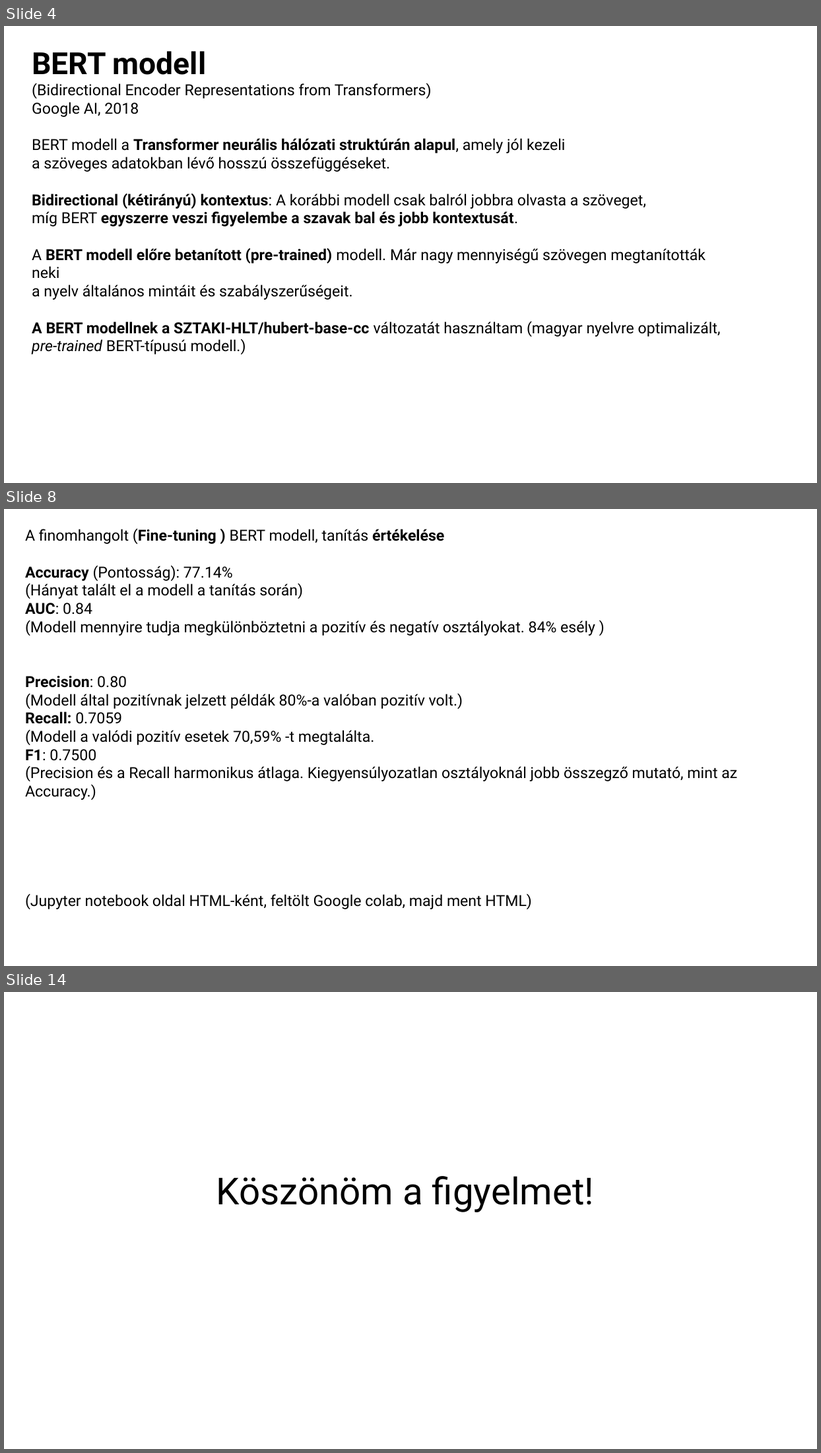
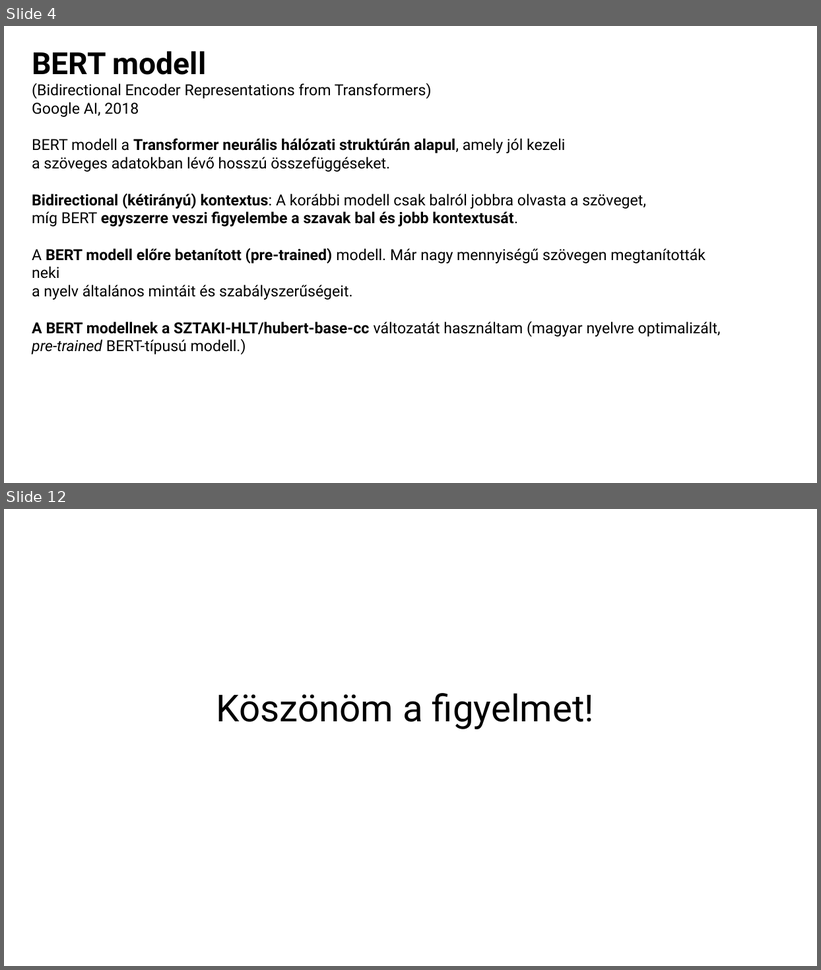
Before and after one commit to minorharpman/erzelemelemzes, a slide deck: Erzelemelemzes.pptx. Shown one above the other, each under a label of ours: slides 4, 8 and 14 before the commit, slides 4 and 12 after it; the slides between them are not shown. The pictures are 821x1453 and 821x970 pixels, drawn with LibreOffice and Linux fonts; fonts in the diff are those of the drawing. Boxes give left, top, right and bottom in pixels: in the first picture for what was removed or moved away, otherwise in the second. Text is boxed around its words. In the diff, an @@ line names an element or a change of style, - is before the commit and + after.

```diff
--- a/Erzelemelemzes.pptx
+++ b/Erzelemelemzes.pptx
@@ slide 8 removed at bbox=[4, 509, 817, 966], background #FFFFFF @@
@@ text removed at bbox=[25, 528, 737, 910] @@
-A finomhangolt (Fine-tuning ) BERT modell, tanítás értékelése
-Accuracy (Pontosság): 77.14%
-(Hányat talált el a modell a tanítás során)
-AUC: 0.84
-(Modell mennyire tudja megkülönböztetni a pozitív és negatív osztályokat. 84% esély )
-Precision: 0.80
-(Modell által pozitívnak jelzett példák 80%-a valóban pozitív volt.)
-Recall: 0.7059
-(Modell a valódi pozitív esetek 70,59% -t megtalálta.
-F1: 0.7500
-(Precision és a Recall harmonikus átlaga. Kiegyensúlyozatlan osztályoknál jobb összegző mutató, mint az Accuracy.)
-(Jupyter notebook oldal HTML-ként, feltölt Google colab, majd ment HTML)
@@ what was slide 14 is now slide 12 @@
```
Also in this commit, not shown: 5 slides changed, 4 slides added, 5 other slides removed, 1 other file.
